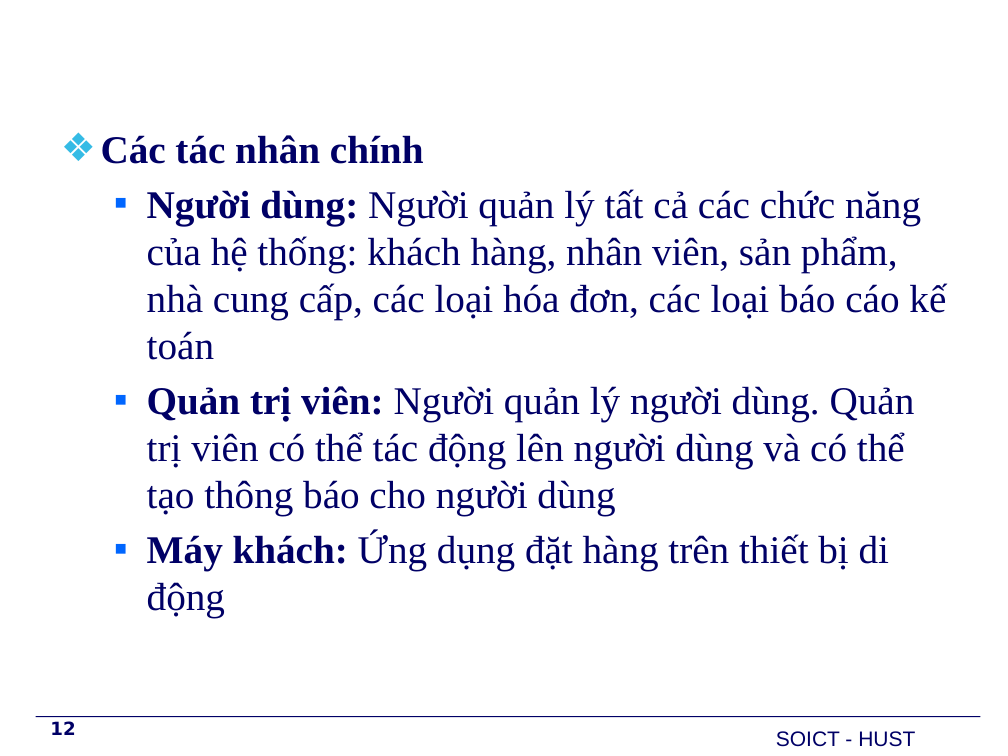
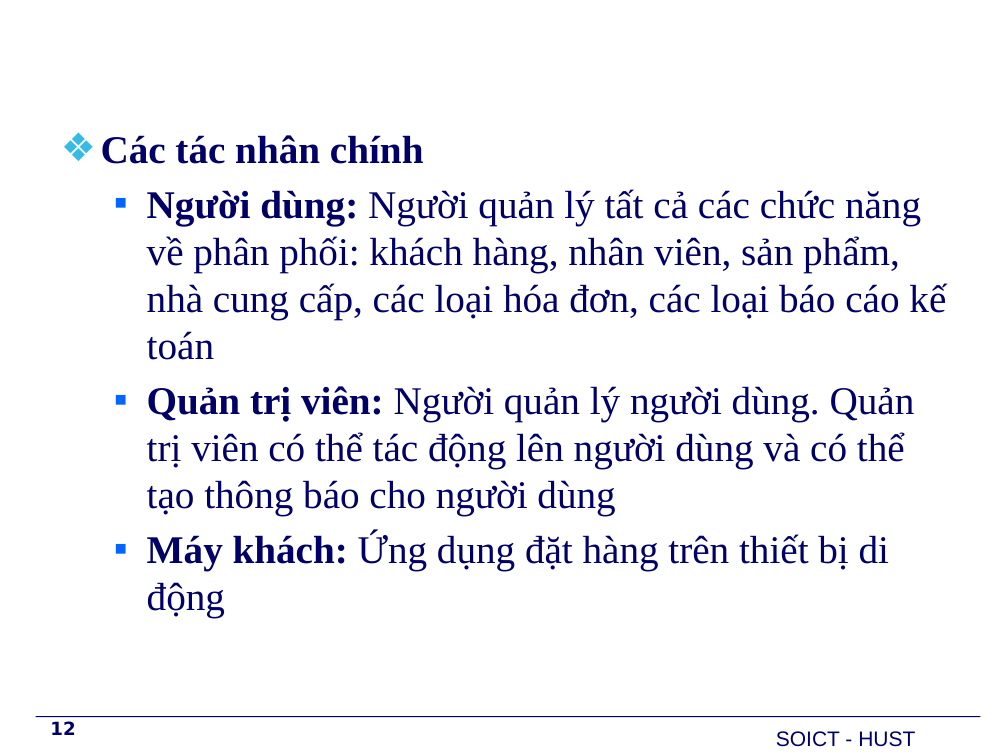
Before and after one commit to PhoenixNguyen/Graduate_Project, a slide deck: slide 12 of Report/BaoVe/TrinhDien/Slide.pptx. Drawn at 1008x756 pixels with LibreOffice and Linux fonts; fonts in the diff are those of the drawing; background and template pictures are left out. Boxes give left, top, right and bottom in pixels: in the first picture for what was removed or moved away, otherwise in the second. Text is boxed around its words. In the diff, an @@ line names an element or a change of style, - is before the commit and + after.

Commit message:
Gen pdf .doc of slide

```diff
--- a/Report/BaoVe/TrinhDien/Slide.pptx
+++ b/Report/BaoVe/TrinhDien/Slide.pptx
@@ text at [147,189,946,360]: text changed @@
-  ▪ Người dùng: Người quản lý tất cả các chức năng của hệ thống: khách hàng, nhân viên, sản phẩm, nhà cung cấp, các loại hóa đơn, các loại báo cáo kế toán
+  ▪ Người dùng: Người quản lý tất cả các chức năng về phân phối: khách hàng, nhân viên, sản phẩm, nhà cung cấp, các loại hóa đơn, các loại báo cáo kế toán
```
Also in this commit, not shown: 1 other file.
